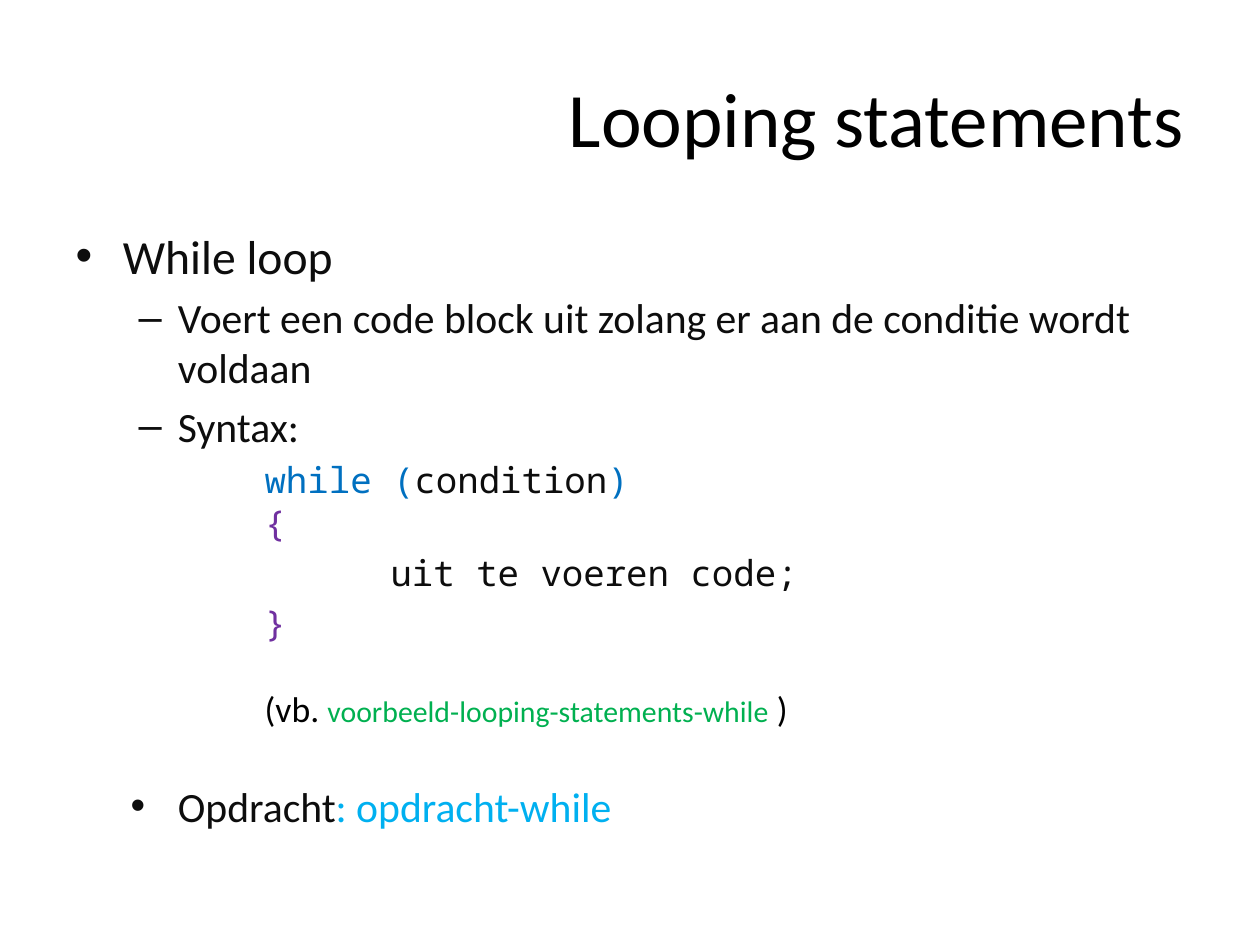
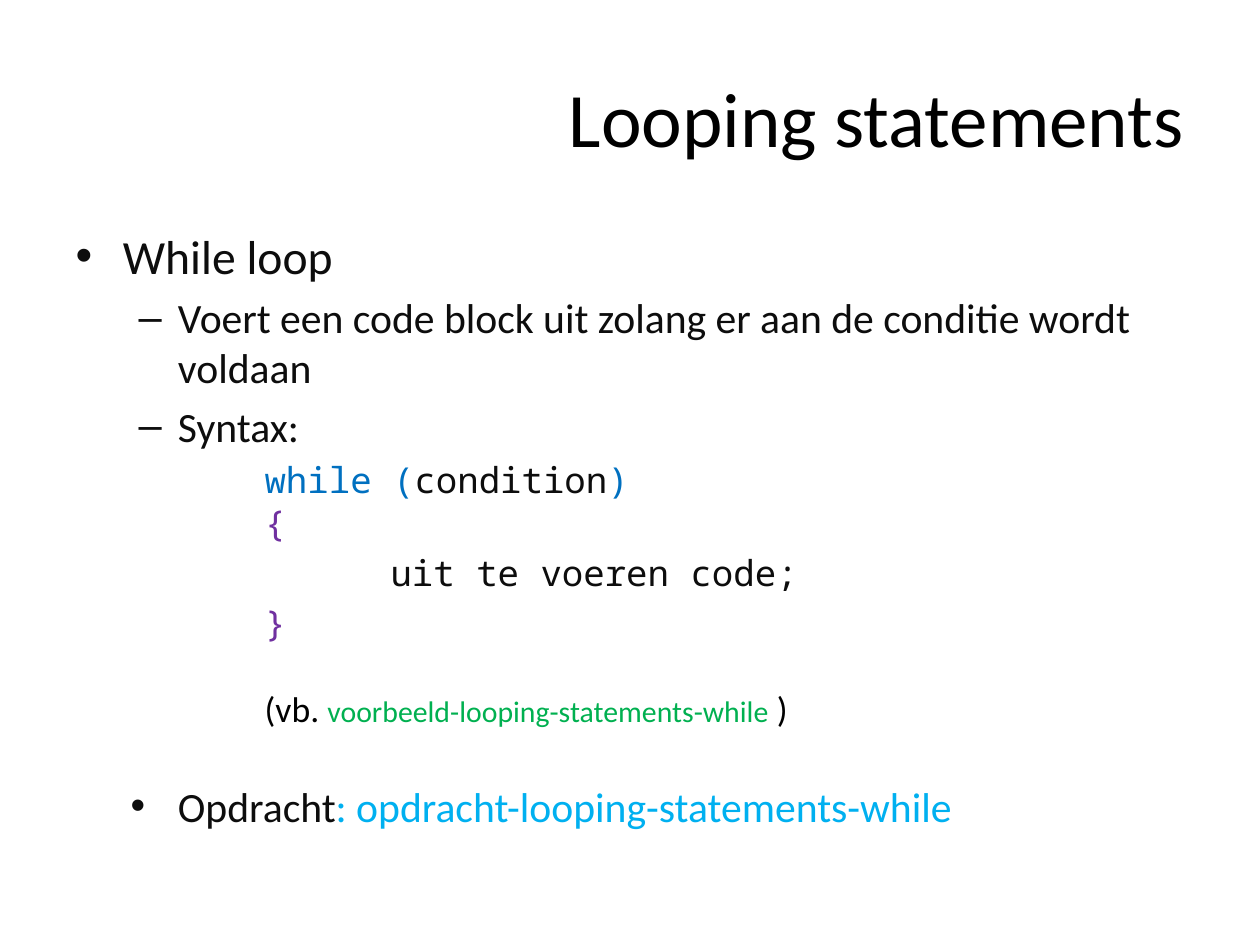
Before and after one commit to ajkea/web-backend-1, a slide deck: slide 66 of public/cursus/web-backend-cursus.pptx. Drawn at 1260x945 pixels with LibreOffice and Linux fonts; fonts in the diff are those of the drawing. Boxes give left, top, right and bottom in pixels: in the first picture for what was removed or moved away, otherwise in the second. Text is boxed around its words. In the diff, an @@ line names an element or a change of style, - is before the commit and + after.

Commit message:
change slides looping statements

```diff
--- a/public/cursus/web-backend-cursus.pptx
+++ b/public/cursus/web-backend-cursus.pptx
@@ text at (x1=178, y1=793, x2=951, y2=829): text changed @@
-    • Opdracht: opdracht-while
+    • Opdracht: opdracht-looping-statements-while
```
Also in this commit, not shown: 6 other slides changed, 1 other file.
